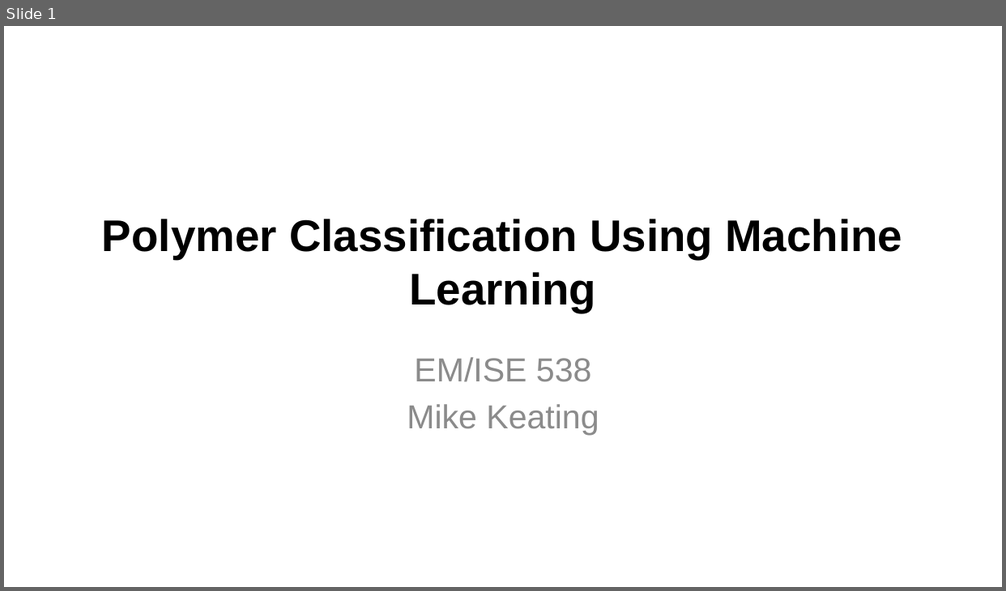
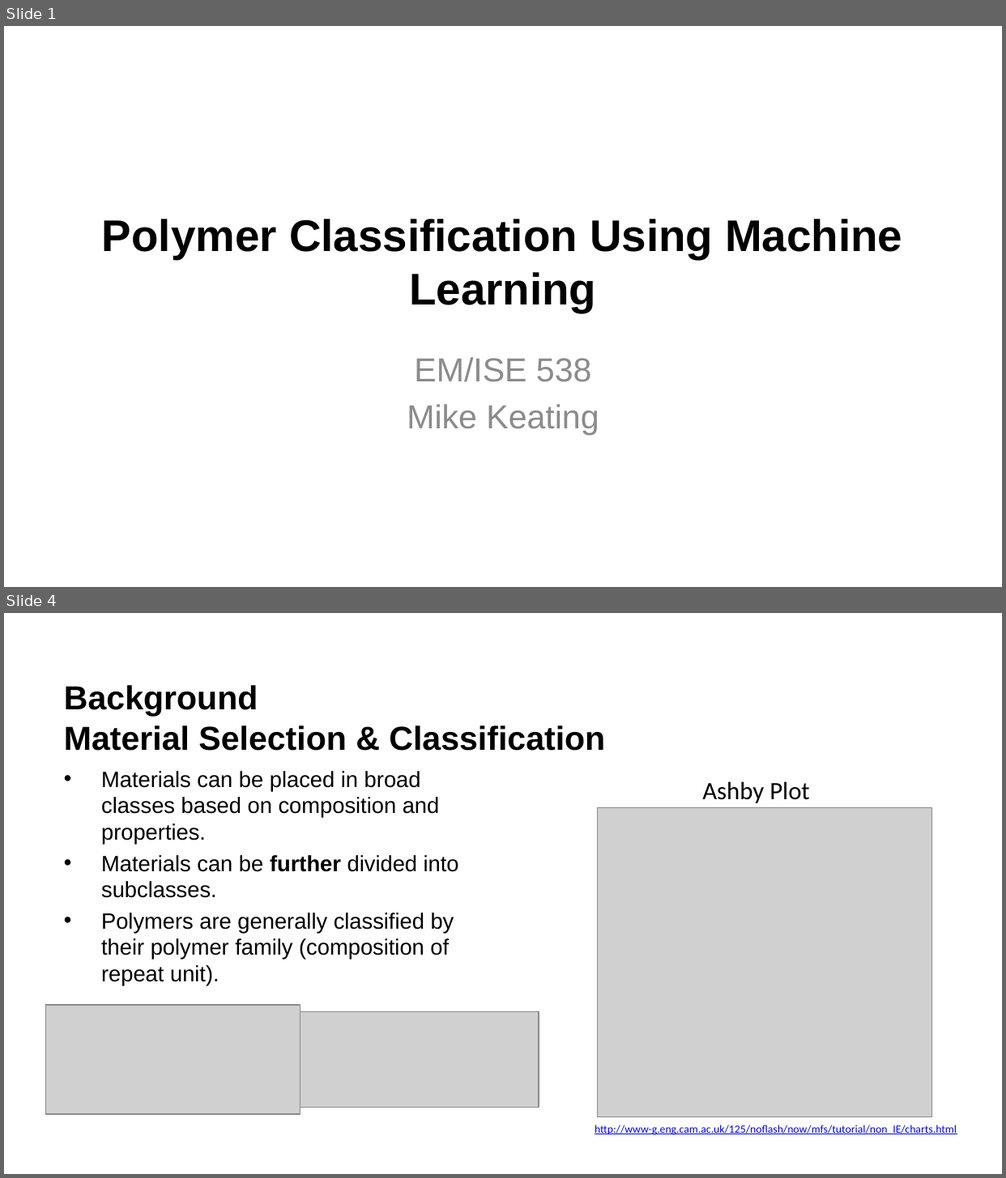
Before and after one commit to mike-keating-iv/ml-polymer-classification, a slide deck: presentation/ise538_final_presentation_keating.pptx. Shown one above the other, each under a label of ours: slide 1 before the commit, slides 1 and 4 after it; the slides between them are not shown. The pictures are 1006x591 and 1006x1178 pixels, drawn with LibreOffice and Linux fonts; fonts in the diff are those of the drawing; grey boxes stand for pictures; background and template pictures are left out. Boxes give left, top, right and bottom in pixels: in the first picture for what was removed or moved away, otherwise in the second. Text is boxed around its words. In the diff, an @@ line names an element or a change of style, - is before the commit and + after.

```diff
--- a/presentation/ise538_final_presentation_keating.pptx
+++ b/presentation/ise538_final_presentation_keating.pptx
@@ slide 4 added at [4,613,1002,1174], background #FFFFFF @@
@@ title added at [64,685,605,751], 24 pt, text #000000, bold @@
+Background
+Material Selection & Classification
@@ text added at [101,771,459,986], 16 pt, text #000000 @@
+• Materials can be placed in broad classes based on composition and properties.
+• Materials can be further divided into subclasses.
+• Polymers are generally classified by their polymer family (composition of repeat unit).
@@ text added at [702,781,809,803], 18 pt, text #000000 @@
+Ashby Plot
@@ picture added at [598,807,932,1117] @@
@@ picture added at [46,1005,300,1115] @@
@@ picture added at [300,1012,538,1107] @@
@@ text added at [594,1125,957,1135], 8 pt, text #0000FF, underline @@
+http://www-g.eng.cam.ac.uk/125/noflash/now/mfs/tutorial/non_IE/charts.html
```
Also in this commit, not shown: 1 slide changed, 4 other slides added, 2 slides removed.
